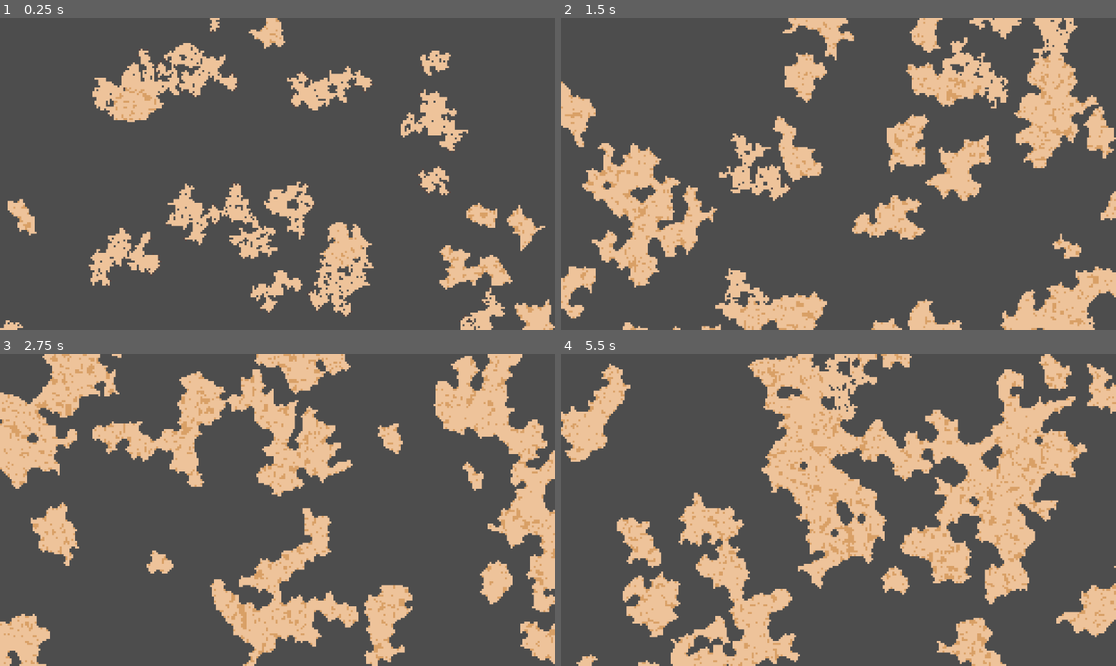
Above: before the commit, frames 1-4 (two rows, left to right).
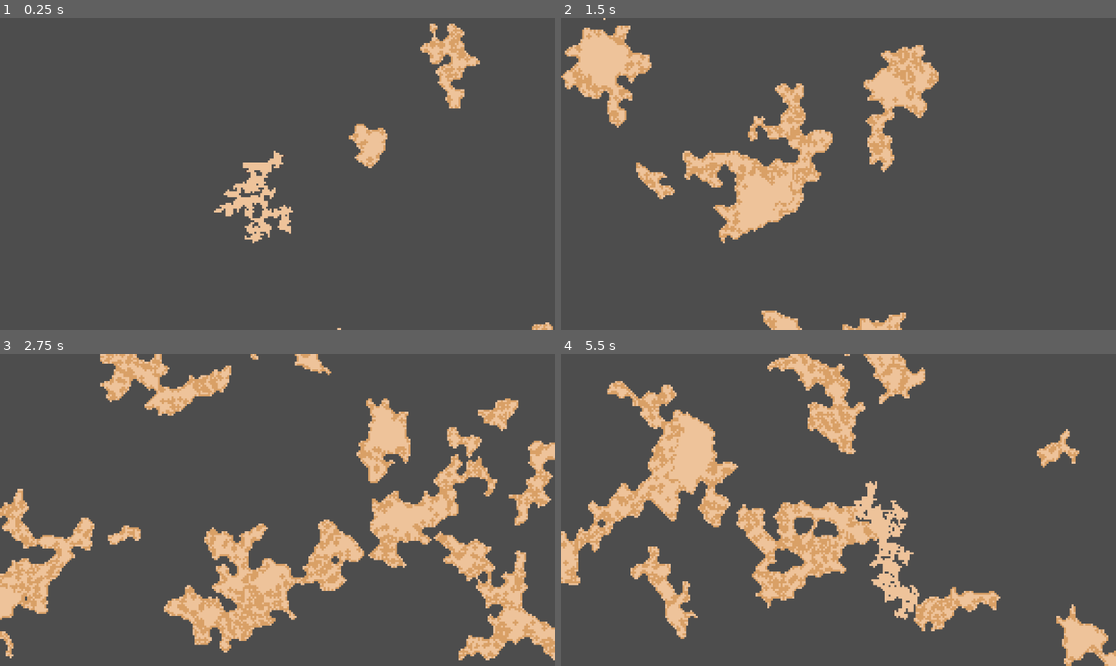
Above: after the commit, the same moments.

Repository: TreacherousDev/Treacherous
Game: Godot game, scene res://main/map_generator/map_manager.tscn
The game is run twice, just before and just after one commit, with the same random seed, the same clock (stepped at 60 frames per second) and the same inputs.
Inputs (mouse positions are in pixels of both pictures, inside the frame that each line leads up to):
- Up to frame 1 (0.25 s): no input
- Up to frame 2 (1.5 s): tap Enter (ui_accept) at 0.5, 0.77 s; move the mouse to (960, 158) at 0.52 s; click (960, 158) at 0.67 s; move the mouse to (727, 189) at 1.27 s; click (727, 189) at 1.42 s
- Up to frame 3 (2.75 s): tap Enter (ui_accept) at 1.52 s; move the mouse to (333, 441) at 2.02 s; click (333, 441) at 2.17 s
- Up to frame 4 (5.5 s): move the mouse to (810, 572) at 2.77 s; click (810, 572) at 2.92 s; tap Enter (ui_accept) at 3.02, 3.77, 4.52 s; move the mouse to (1005, 556) at 3.52 s; click (1005, 556) at 3.67 s; move the mouse to (672, 463) at 4.27 s; click (672, 463) at 4.42 s; move the mouse to (866, 510) at 5.02 s; click (866, 510) at 5.17 s

The runs differ from the first frame. In frame 1, 17% of the frame differs, in the area x 0-100%, y 0-100%; in frame 2, 32%; in frame 3, 41%; in frame 4, 43%.

Commit message:
synchronous and sequential program flow
prevents errors caused by conflict when two generator scripts try to access or  change the same tile at the same time.

Diff:
--- a/generator.tscn
+++ b/generator.tscn
@@ -4,4 +4,4 @@
 
 [node name="Generator" type="Node2D"]
 script = ExtResource("1_bpwi2")
-batch_size = 5
+batch_size = 20
--- a/main/map_generator/cave_generator.gd
+++ b/main/map_generator/cave_generator.gd
@@ -3,8 +3,10 @@
 
 func end_production():
 	print("Map completed in ", iterations, " iterations and ", expand_count, " expansions")
-	get_border()
+	get_initial_border()
+	smoothen_border()
 
+var border_cells = []
 var border_cells_to_fill = []
 var moore_directions := [Vector2i(-1, -1), Vector2i(0, -1), Vector2i(1, -1), Vector2i(-1, 0), Vector2i(1, 0), Vector2i(-1, 1), Vector2i(0, 1), Vector2i(1, 1)]
 var vn_directions := [Vector2i(0, -1), Vector2i(-1, 0), Vector2i(1, 0), Vector2i(0, 1)]
@@ -19,22 +21,34 @@
 #fill all of them after listing, then get the next list based on the surrounding cells of the current list
 func smoothen_border():
 	var fill_next = []
-	for cell in border_cells_to_fill:
+	var clear_next = []
+	for cell in border_cells:
 		var neighbor_count = get_moore_neighbor_count_of_cell(cell)
 		if neighbor_count >= 5:
 			fill_next.append(cell)
-
 	for cell in fill_next:
-		if chunk % 30 == 0:
+		if chunk % 200 == 0:
 			await get_tree().process_frame
 		chunk += 1
 		map.set_cell(0, cell, 0, Vector2i(16, 0))
+		border_cells.append(cell)
+#
+	for cell in border_cells:
+		var neighbor_count = get_moore_neighbor_count_of_cell(cell)
+		if neighbor_count < 4:
+			clear_next.append(cell)
+	for cell in clear_next:
+		if chunk % 200 == 0:
+			await get_tree().process_frame
+		chunk += 1
+		map.set_cell(0, cell, 0, Vector2i(-1, -1))
 
-	if border_cells_to_fill.size() != 0:
-		border_cells_to_fill = get_next_border_cells_to_fill(fill_next)
+	if border_cells.size() != 0:
+		get_border(fill_next)
 		smoothen_border()
 	else:
-		print("Cave Generation Completed")
+		print("Border Smoothing Completed")
+		finished_generating.emit()
 
 # GET MOORE NEIGHBOR COUNT OF CELL
 # searches each moore neighbor of the cell and counts how many non empty cells are there in total
@@ -48,25 +62,26 @@
 
 # FILL MAP AND GET BORDER
 # replaces all direcional room sprites with 1 plain textures and gets the bounding shape of the map
-func get_border():
+func get_initial_border():
 	for cell in expandable_rooms:
+		border_cells.append(cell)
 		for direction in vn_directions:
 			var vn_neighbor = cell + direction
-			if map.get_cell_atlas_coords(0, vn_neighbor) == Vector2i(-1, -1):
-				if !border_cells_to_fill.has(vn_neighbor):
-					border_cells_to_fill.append(vn_neighbor)
-	smoothen_border()
+			if map.get_cell_atlas_coords(0, vn_neighbor) != Vector2i(-1, -1):
+				continue
+			if !border_cells.has(vn_neighbor):
+				border_cells.append(vn_neighbor)
 
-func get_next_border_cells_to_fill(recently_filled_cells) -> Array:
+func get_border(previous_border_cells: Array):
 	var result = []
-	for cell in recently_filled_cells:
+	for cell in previous_border_cells:
 		for direction in moore_directions:
 			var neighbor = cell + direction
-			if map.get_cell_atlas_coords(0, neighbor) == Vector2i(-1, -1):
-				if !result.has(neighbor):
-					result.append(neighbor)
-	return result
-
+			if map.get_cell_atlas_coords(0, neighbor) != Vector2i(-1, -1):
+				continue
+			if !result.has(neighbor):
+				result.append(neighbor)
+	border_cells = result
 
 
 # MANIPULATE ROOM SELECTION
@@ -88,6 +103,8 @@
 
 
 		# sample 1: prevents the map from branching more than 10 branching paths per iteration
-	if rooms_expected_next_iteration > 20:
+	if rooms_expected_next_iteration > 8:
 		force_spawn_room(parent_direction, room_selection)
+	#if rooms_expected_next_iteration < 2:
+		#delete_rooms_from_pool([parent_direction], room_selection)
 ################################################################################################
--- a/main/map_generator/map_generator.gd
+++ b/main/map_generator/map_generator.gd
@@ -67,6 +67,8 @@
 const OPEN_DIRECTIONS = 3
 const CHILDREN = 4
 
+signal finished_generating
+
 
 func _ready():
 	randomize()
@@ -80,8 +82,6 @@
 ################
 ## Initialzes the algorithm from the origin
 func start():
-	print(start_position)
-	print(map_size)
 	map = get_parent()
 	map.set_cell(0, start_position, 0, Vector2i(start_id, 0))
 	cell_data[start_position] = [0, null, null, [], []]
@@ -129,6 +129,7 @@
 # END PRODUCTION
 func end_production():
 	print("Map completed in ", iterations, " iterations and ", expand_count, " expansions")
+	finished_generating.emit()
 
 # SHUFFLE ARRAY
 # Input: array
--- a/main/map_generator/map_manager.gd
+++ b/main/map_generator/map_manager.gd
@@ -3,7 +3,8 @@
 @export var generator: PackedScene
 @export var generator_count: int = 1
 @export var generator_script: GDScript
-var generators: Array[TreacherousMapGenerator] = []
+var generator_iterator: int = 0
+
 
 func _ready():
 	randomize()
@@ -19,14 +20,21 @@
 
 
 func start():
-	for i in range(generator_count):
-		var gen = generator.instantiate()
-		add_child(gen)
-		gen.set_script(generator_script)
-		gen.start_position.x = randi_range(-140, 140)
-		gen.start_position.y = randi_range(-100, 100)
-		gen.start_id = randi_range(1, 15)
-		gen.map_size = randi_range(50, 800)
-		gen.batch_size = 2
-		print(gen.map_size)
-		gen.start()
+	if generator_iterator > generator_count:
+		return
+	generator_iterator += 1
+
+	var gen = generator.instantiate()
+	add_child(gen)
+	gen.set_script(generator_script)
+	gen.expand_mode = gen.expand_modes.MIN
+	gen.start_position.x = randi_range(-150,150)
+	gen.start_position.y = randi_range(-90,90)
+	gen.start_id = randi_range(1, 15)
+	gen.map_size = randi_range(50, 1400)
+	gen.batch_size = 100
+	gen.finished_generating.connect(generate)
+	gen.start()
+
+func generate():
+	start()
--- a/main/map_generator/map_manager.tscn
+++ b/main/map_generator/map_manager.tscn
@@ -1,17 +1,17 @@
 [gd_scene load_steps=5 format=3 uid="uid://d4ljvc70iujkn"]
 
-[ext_resource type="TileSet" uid="uid://b0jjcpx0cmh36" path="res://main/resources/map_generator_cave.tres" id="1_ewfv4"]
+[ext_resource type="TileSet" uid="uid://b0jjcpx0cmh36" path="res://main/resources/map_generator_cave.tres" id="1_0im2v"]
 [ext_resource type="Script" path="res://main/map_generator/map_manager.gd" id="2_bmnuc"]
 [ext_resource type="PackedScene" uid="uid://b37gnjtxanqqk" path="res://generator.tscn" id="3_204fj"]
-[ext_resource type="Script" path="res://main/map_generator/cave_generator.gd" id="4_m6if3"]
+[ext_resource type="Script" path="res://main/map_generator/cave_generator.gd" id="4_s48ja"]
 
 [node name="map_manager" type="TileMap"]
-tile_set = ExtResource("1_ewfv4")
+tile_set = ExtResource("1_0im2v")
 format = 2
 script = ExtResource("2_bmnuc")
 generator = ExtResource("3_204fj")
-generator_count = 36
-generator_script = ExtResource("4_m6if3")
+generator_count = 30
+generator_script = ExtResource("4_s48ja")
 
 [node name="Camera2D" type="Camera2D" parent="."]
 zoom = Vector2(0.2, 0.2)
--- a/main/map_generator/rooms_generator.gd
+++ b/main/map_generator/rooms_generator.gd
@@ -1,4 +1,4 @@
-extends TDMapGenerator
+extends TreacherousMapGenerator
 
 
 ## Path marker sprite
@@ -8,7 +8,7 @@
 
 func draw_edge():
 	for edge_room in expandable_rooms:
-		spawn_marker(icon2, edge_room, tile_set.tile_size, 0)
+		spawn_marker(icon2, edge_room, map.tile_set.tile_size, 0)
 
 @export var icon1: PackedScene
 @export var icon2: PackedScene
@@ -30,14 +30,14 @@
 	if event is InputEventMouseButton:
 		if event.pressed:
 			if click_count == 0:
-				var click_1 = local_to_map(get_local_mouse_position())
-				if get_used_cells(0).has(click_1):
+				var click_1 = map.local_to_map(get_local_mouse_position())
+				if map.get_used_cells(0).has(click_1):
 					clear_previous_markers()
 					mouseclick_1 = click_1
 					click_count += 1
 			elif click_count == 1:
-				var click_2 = local_to_map(get_local_mouse_position())
-				if get_used_cells(0).has(click_2):
+				var click_2 = map.local_to_map(get_local_mouse_position())
+				if map.get_used_cells(0).has(click_2):
 					mouseclick_2 = click_2
 					click_count = 0
 					create_path()
@@ -98,7 +98,7 @@
 	while i < path.size()-1:
 #		await get_tree().create_timer(0.05).timeout
 		var path_rotation = vector_to_rotation[path[i] - path[i+1]]
-		spawn_marker(icon1, path[i], tile_set.tile_size, path_rotation)
+		spawn_marker(icon1, path[i], map.tile_set.tile_size, path_rotation)
 		i += 1
 
 	pointer_1_path.clear()
@@ -123,10 +123,9 @@
 # USE THE FUNCTIONS LISTED BELOW TO MANIPPULATE THE ROOM SELECTION #
 ####################################################################
 
-	# sample 1: prevents the map from branching more than 10 branching paths per iteration
-	if rooms_expected_next_iteration > 7:
+	if rooms_expected_next_iteration > 3:
 		force_spawn_room(parent_direction, room_selection)
 		# sample 1: prevents the map from branching more than 10 branching paths per iteration
-	if rooms_expected_next_iteration < 2:
-		delete_rooms_from_pool([parent_direction], room_selection)
+	#if rooms_expected_next_iteration < 2:
+	#	delete_rooms_from_pool([parent_direction], room_selection)
 ################################################################################################
--- a/project.godot
+++ b/project.godot
@@ -12,12 +12,12 @@
 
 config/name="CPG Tilemap System"
 run/main_scene="res://main/map_generator/map_manager.tscn"
-config/features=PackedStringArray("4.0", "Forward Plus")
+config/features=PackedStringArray("4.2", "Forward Plus")
 config/icon="res://main/icon.svg"
 
 [display]
 
-window/size/mode=3
+window/size/mode=2
 
 [rendering]
 
